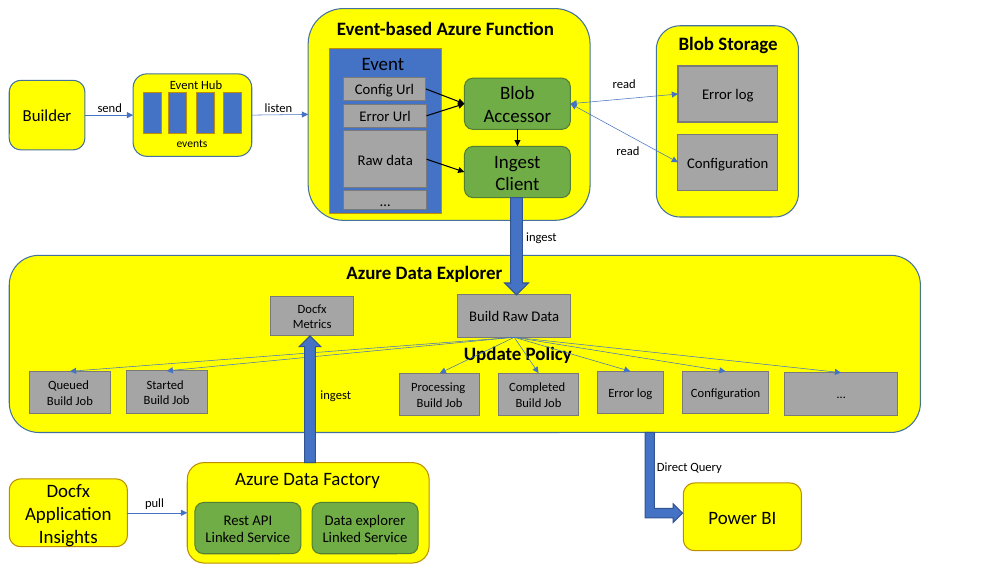
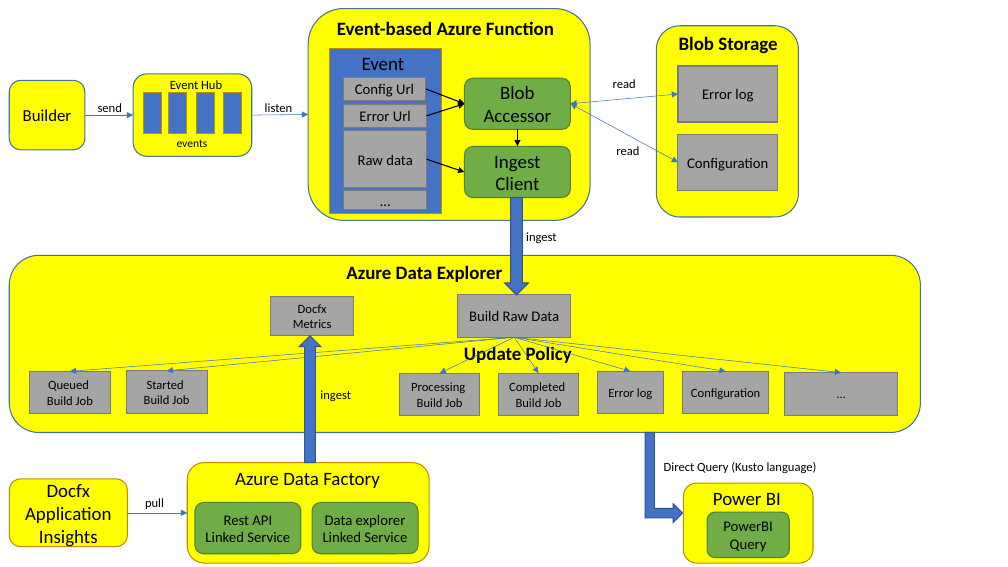
Before and after one commit to smartczh/gourp-report-files, a slide deck: slide 1 of Materials/Presentation1.pptx. Drawn at 1008x567 pixels with LibreOffice and Linux fonts; fonts in the diff are those of the drawing. Boxes give left, top, right and bottom in pixels: in the first picture for what was removed or moved away, otherwise in the second. Text is boxed around its words. In the diff, an @@ line names an element or a change of style, - is before the commit and + after.

```diff
--- a/Materials/Presentation1.pptx
+++ b/Materials/Presentation1.pptx
@@ text at [664,462,817,473]: text changed @@
-Direct Query
+Direct Query (Kusto language)
@@ rounded rectangle added at [684,483,813,563], fill #FFFF00, outline #BD8E00 1 pt @@
@@ text "Power BI": place and size @@
-text "Power BI" at [684,483,802,551]
+text "Power BI" at [713,493,781,505]
@@ text "Power BI" at [713,493,781,505]: vertical alignment middle to top; fill #FFFF00 to none; outline #BD8E00 1 pt to none @@
@@ rounded rectangle added at [707,512,789,557], fill #70AD47, outline #538035 1 pt, 14 pt, text #000000 @@
+PowerBI
+Query
```
Also in this commit, not shown: 4 other files.
